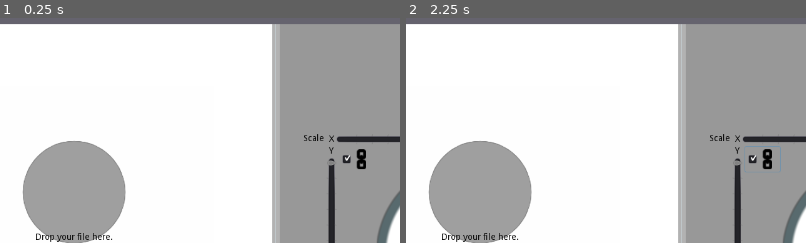
Above: before the commit, frames 1-2 (left to right).
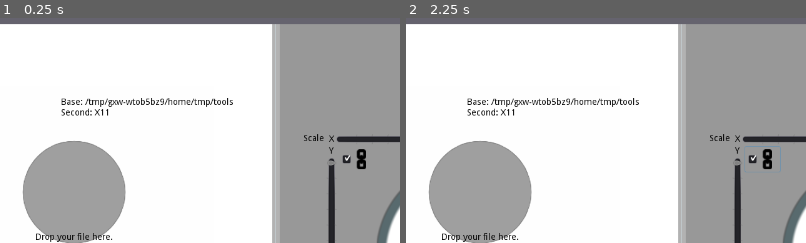
Above: after the commit, the same moments.

Repository: Daniel3dartist/Go.Token
Game: Godot game, scene res://Scenes/Main.tscn
Same seed, same stepped clock (60 frames per second), same inputs: the game is played once before the commit and once after it.
Inputs (mouse positions are % of the whole screen's width and height, from its top left):
- Up to frame 1 (0.25 s): no input
- Up to frame 2 (2.25 s): click "true" at 0.5 s; click (97, 98) at 1.25 s; click "true" at 2 s
The pictures show only the part of the screen within x 16-66%, y 0-50%; the shares and areas given below are measured in that part.

The runs differ from the first frame. In frame 1, 0.9% of the frame differs, in the area x 15-59%, y 35-44%; in frame 2, 0.9%.

Commit message:
Adding items for android export tests

Diff:
--- a/Scenes/Main.tscn
+++ b/Scenes/Main.tscn
@@ -538,6 +538,13 @@
 anchor_right = 1.0
 anchor_bottom = 1.0
 
+[node name="Label" type="Label" parent="."]
+margin_left = 296.0
+margin_top = 128.0
+margin_right = 336.0
+margin_bottom = 142.0
+custom_colors/font_color = Color( 0, 0, 0, 1 )
+
 [connection signal="value_changed" from="Panel/HBoxContainer/Panel2/CenterContainer/Token/HBoxContainer/VBoxContainer/X …(216 unchanged characters)…
 [connection signal="value_changed" from="Panel/HBoxContainer/Panel2/CenterContainer/Token/HBoxContainer/VBoxContainer/H …(231 unchanged characters)…
 [connection signal="value_changed" from="Panel/HBoxContainer/Panel2/CenterContainer/Token/HBoxContainer/VBoxContainer/H …(240 unchanged characters)…
--- a/Scripts/Main.gd
+++ b/Scripts/Main.gd
@@ -2,8 +2,10 @@
 
 
 var BASE_PATH = OS.get_executable_path().get_base_dir() #'user://'
-var is_index = OS.get_executable_path()
+var platform = OS.get_name()
 var is_mouse_in : bool = false
+
+var app_name = 'org.godotengine.gotoken'
 
 onready var TexRect = $'Panel/HBoxContainer/Panel/CenterContainer/Char_Image'
 onready var Token = $'Panel/HBoxContainer/Panel2/CenterContainer/Token/HBoxContainer/VBoxContainer/HBoxContainer2/CenterContainer/Token_TextureRect'
@@ -13,12 +15,10 @@
 
 #tmp_js_export
 func _ready():
+	if platform == 'Android':
+		BASE_PATH = 'Pictures'
+	$'Label'.text = 'Base: %s\nSecond: %s' % [BASE_PATH, platform]
 	var dir_open = $'ColorRect/HBoxContainer/Dir'
-	if is_index == 'index':
-		dir_open.visible = false
-	else:
-		dir_open.visible = true
-
 	get_tree().connect('files_dropped', self, '_on_files_dropped')
 	init()
 
@@ -54,17 +54,28 @@
 
 
 func _Save_Token(save_path):
+	$Label.text = platform
 	var viewport = $'CenterContainer/save_panel/VBoxContainer/HBoxContainer/CenterContainer/ViewportContainer2/Viewport'
 	var img = viewport.get_viewport().get_texture().get_data()
 	img.flip_y()
 	var path = BASE_PATH + '/tokens/'
 	print(path + save_path)
 	img.save_png(str(path + save_path))
-	if is_index != 'index':
-		img.save_png(str(path + save_path))
-	else:
+	if platform == 'HTML5':
 		var buf = img.save_png_to_buffer()
 		JavaScript.download_buffer(buf, save_path)
+
+	elif platform == 'Android':
+#		var mobile_path = 'sdcard/Android/data/%s/files/%s' % [app_name, 'tokens']
+		var mobile_path = '%s/tokens' % BASE_PATH
+		var dir = Directory.new()
+#		if dir.dir_exists(mobile_path) == false:
+#			$Label.text = 'false dir'
+#			dir.make_dir(mobile_path)
+		img.save_png(str(BASE_PATH + '/%s' % save_path))
+		OS.shell_open(mobile_path)
+	else:
+		img.save_png(str(path + save_path))
 
 
 func _Open_Dir():
Not shown, changed: export_presets.cfg
